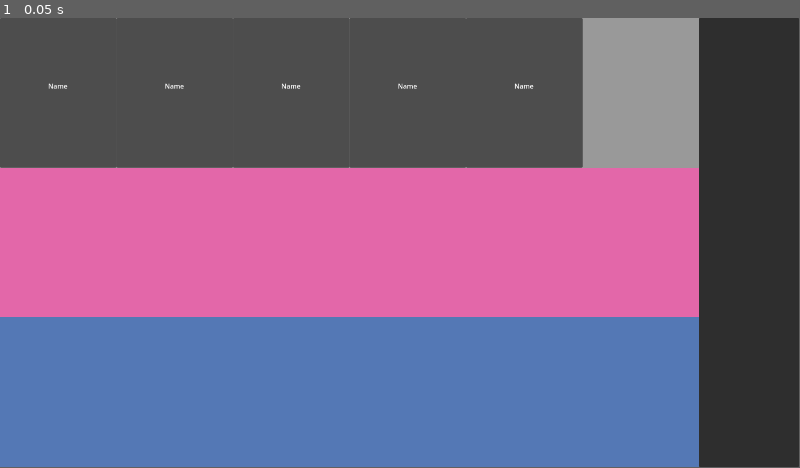
Above: before the commit, frame 1.
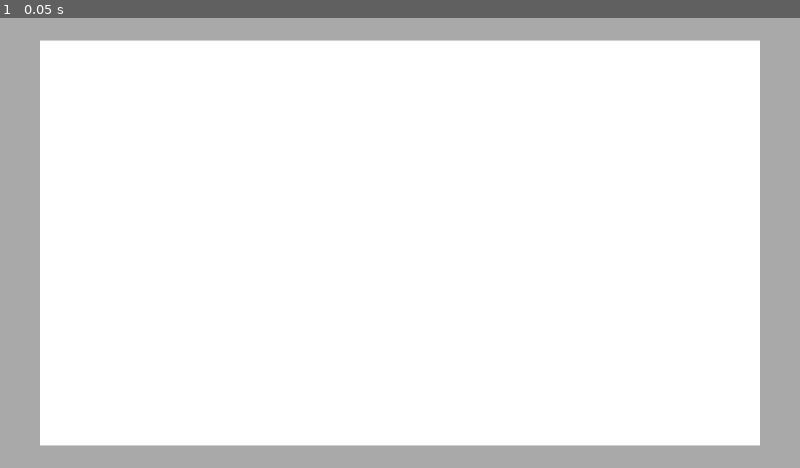
Above: after the commit, the same moment.

Repository: SootDan/DAOD
Game: Godot game, scene res://Scenes/DAOD.tscn
The game is run twice, just before and just after one commit, with the same random seed, the same clock (stepped at 60 frames per second) and the same inputs.
Inputs:
- Up to frame 1 (0.05 s): no input
The window is 799x449 before the commit and 800x450 after it. Grey fills any space a smaller window leaves; there, only what the larger window draws over its background counts as a difference.

The runs differ from the first frame. In frame 1, 99% of the frame differs, in the area x 0-100%, y 0-100%.

Commit message:
Changing Character Attributes
Using dictionaries for readability.

Diff:
--- a/Scenes/DAOD.tscn
+++ b/Scenes/DAOD.tscn
@@ -1,6 +1,7 @@
-[gd_scene load_steps=5 format=3 uid="uid://djolrrt60v0ei"]
+[gd_scene load_steps=7 format=3 uid="uid://djolrrt60v0ei"]
 
-[ext_resource type="Script" path="res://Script/Party.gd" id="1_84b7h"]
+[ext_resource type="Script" path="res://Script/Game.gd" id="1_4j2r6"]
+[ext_resource type="Texture2D" uid="uid://rno6q8qa7i6s" path="res://Assets/UI/Background.png" id="2_u837s"]
 
 [sub_resource type="StyleBoxFlat" id="StyleBoxFlat_5vuhq"]
 
@@ -10,9 +11,16 @@
 [sub_resource type="StyleBoxFlat" id="StyleBoxFlat_m36dy"]
 bg_color = Color(0.329412, 0.470588, 0.709804, 1)
 
+[sub_resource type="CanvasTexture" id="CanvasTexture_ofowb"]
+
 [node name="Game" type="Node2D"]
+script = ExtResource("1_4j2r6")
+
+[node name="Background" type="Sprite2D" parent="."]
+texture = ExtResource("2_u837s")
 
 [node name="Interface" type="CanvasLayer" parent="."]
+visible = false
 follow_viewport_enabled = true
 
 [node name="GUI" type="HBoxContainer" parent="Interface"]
@@ -37,8 +45,6 @@
 custom_minimum_size = Vector2(1680, 360)
 layout_mode = 2
 theme_override_styles/panel = SubResource("StyleBoxFlat_5vuhq")
-script = ExtResource("1_84b7h")
-party_size = 5
 
 [node name="HBoxContainer" type="HBoxContainer" parent="Interface/GUI/GameScreen/Combat/Party"]
 custom_minimum_size = Vector2(280, 360)
@@ -70,3 +76,29 @@
 [node name="Panel" type="Panel" parent="Interface/GUI/SideBar"]
 custom_minimum_size = Vector2(240, 0)
 layout_mode = 2
+
+[node name="Camera2D" type="Camera2D" parent="."]
+
+[node name="GameContainer" type="Control" parent="."]
+layout_mode = 3
+anchors_preset = 0
+offset_left = -1920.0
+offset_top = -1080.0
+offset_right = 1920.0
+offset_bottom = 1080.0
+
+[node name="VBoxContainer" type="VBoxContainer" parent="GameContainer"]
+layout_mode = 1
+anchors_preset = 15
+anchor_right = 1.0
+anchor_bottom = 1.0
+grow_horizontal = 2
+grow_vertical = 2
+
+[node name="Frame" type="Node2D" parent="GameContainer"]
+position = Vector2(1920, 1080)
+
+[node name="Sprite2D" type="Sprite2D" parent="GameContainer"]
+position = Vector2(1920, 1080)
+scale = Vector2(3840, 2160)
+texture = SubResource("CanvasTexture_ofowb")
--- /dev/null
+++ b/Scenes/Test.tscn
@@ -0,0 +1,18 @@
+[gd_scene format=3 uid="uid://jcy6ourj847y"]
+
+[node name="Test" type="Node2D"]
+
+[node name="CanvasLayer" type="CanvasLayer" parent="."]
+
+[node name="Panel" type="Panel" parent="CanvasLayer"]
+offset_right = 40.0
+offset_bottom = 40.0
+
+[node name="RichTextLabel" type="RichTextLabel" parent="CanvasLayer/Panel"]
+offset_right = 373.0
+offset_bottom = 237.0
+
+[node name="HBoxContainer" type="HBoxContainer" parent="CanvasLayer/Panel"]
+layout_mode = 0
+offset_right = 40.0
+offset_bottom = 40.0
--- a/Script/Character.gd
+++ b/Script/Character.gd
@@ -5,52 +5,63 @@
 Basic Info
 """
 # https://media.wizards.com/2016/dnd/downloads/5E_CharacterSheet_Fillable.pdf
-@onready var char_name: String = "Name McNameface"
-@onready var char_player: String = "Player McPlayerface"
-@onready var char_class = CharClass.char_class.BARD
-@onready var char_race = CharRace.race.DRAGONBORN
-@onready var char_bg = CharBG.bg.CHARLATAN
-@onready var char_alignment = CharAlign.alignment.LAWFUL_GOOD
+@onready var char_info = {
+	"Name": "Name McNameface",
+	"Player":  "Player McPlayerface",
+	"Class": CharClass.char_class.BARD,
+	"Race": CharRace.race.DRAGONBORN,
+	"Background": CharBG.bg.CHARLATAN,
+	"Alignment": CharAlign.alignment.LAWFUL_GOOD,
+}
 
 """
 Stats and Abilities
 """
-@onready var char_max_hp: int = -1
-@onready var char_cur_hp: int = -1
-@onready var char_ac: int = -1
-@onready var char_lvl: int = -1
-@onready var char_xp: int = -1
+@onready var char_stats = {
+	"Max HP": -1,
+	"Current HP": -1,
+	"AC": -1,
+	"Level": -1,
+	"XP": -1,
+}
 
-@onready var char_str: int = -1
-@onready var char_dex: int = -1
-@onready var char_con: int = -1
-@onready var char_int: int = -1
-@onready var char_wis: int = -1
-@onready var char_cha: int = -1
+@onready var char_abilities = {
+	"Strength": -1,
+	"Dexterity": -1,
+	"Constitution": -1,
+	"Intelligence": -1,
+	"Wisdom": -1,
+	"Charisma": -1,
+}
+
+@onready var char_skills = {
+	"Athletics": calc_modifier(char_abilities["Strength"]),
+	"Acrobatics": calc_modifier(char_abilities["Dexterity"]),
+	"Sleight of Hand": calc_modifier(char_abilities["Dexterity"]),
+	"Stealth": calc_modifier(char_abilities["Dexterity"]),
+	"Arcana": calc_modifier(char_abilities["Intelligence"]),
+	"History": calc_modifier(char_abilities["Intelligence"]),
+	"Nature": calc_modifier(char_abilities["Intelligence"]),
+	"Religion": calc_modifier(char_abilities["Intelligence"]),
+	"Animal Handling": calc_modifier(char_abilities["Intelligence"]),
+	"Insight": calc_modifier(char_abilities["Intelligence"]),
+	"Medicine": calc_modifier(char_abilities["Intelligence"]),
+	"Perception": calc_modifier(char_abilities["Intelligence"]),
+	"Survival": calc_modifier(char_abilities["Intelligence"]),
+	"Deception": calc_modifier(char_abilities["Intelligence"]),
+	"Intimidation": calc_modifier(char_abilities["Intelligence"]),
+	"Performance": calc_modifier(char_abilities["Intelligence"]),
+}
 
 """
-Skills
+Equipment
 """
-@onready var char_athl: int = calc_modifier(char_str)
+#TODO: Equipment
 
-@onready var char_acro: int = calc_modifier(char_dex)
-@onready var char_soha: int = calc_modifier(char_dex)
-@onready var char_stea: int = calc_modifier(char_dex)
-
-@onready var char_arca: int = calc_modifier(char_int)
-@onready var char_hist: int = calc_modifier(char_int)
-@onready var char_natu: int = calc_modifier(char_int)
-@onready var char_reli: int = calc_modifier(char_int)
-
-@onready var char_anim: int = calc_modifier(char_int)
-@onready var char_insi: int = calc_modifier(char_wis)
-@onready var char_medi: int = calc_modifier(char_wis)
-@onready var char_perc: int = calc_modifier(char_wis)
-@onready var char_surv: int = calc_modifier(char_wis)
-
-@onready var char_dece: int = calc_modifier(char_cha)
-@onready var char_inti: int = calc_modifier(char_cha)
-@onready var char_perf: int = calc_modifier(char_cha)
+"""
+Attacks / Spells
+"""
+#TODO: Attacks/Spells
 
 
 func calc_modifier(ability: int) -> int:
--- /dev/null
+++ b/Script/ConstInt.gd
@@ -0,0 +1,4 @@
+class_name ConstInt
+extends Node
+
+const resolution = Vector2(3840, 2160)
--- /dev/null
+++ b/Script/Game.gd
@@ -0,0 +1,11 @@
+extends Node2D
+
+@onready var game_container = $GameContainer
+
+
+func _ready():
+	game_container.get_node("Sprite2D").scale = ConstInt.resolution * 0.9
+
+
+func _process(delta):
+	pass
--- a/Script/Party.gd
+++ b/Script/Party.gd
@@ -1,17 +1,16 @@
-@tool
-extends Panel
+extends CanvasLayer
 
-@export var party_size = 6
+@export var party_size = 12
 
 
 func _ready():
-	var frame_size = size.x / party_size
-
+	$Background.size = ConstInt.resolution
+	var frame_size = $Background.size.x / party_size
 	for member in range(party_size):
 		#duplicate(sample_frame)
 		var party_frame = load("res://Scenes/GUI/party_frame.tscn").instantiate()
-		$HBoxContainer.add_child(party_frame)
-		var party_member = $HBoxContainer.get_child(member)
+		add_child(party_frame)
+		var party_member = get_child(member)
 		party_member.size.x = frame_size
 		#party_frame.set_position = Vector2(member * frame_size, 0)
 		#$HBoxContainer.add_child(party_frame)
--- a/project.godot
+++ b/project.godot
@@ -17,8 +17,11 @@
 
 [display]
 
-window/size/viewport_width=1920
-window/size/viewport_height=1080
+window/size/viewport_width=3840
+window/size/viewport_height=2160
+window/size/initial_position_type=2
+window/stretch/mode="viewport"
+window/stretch/aspect="ignore"
 
 [dotnet]
 
Binary file added: Assets/UI/Background.png
Not shown, added: Assets/UI/Background.png.import
